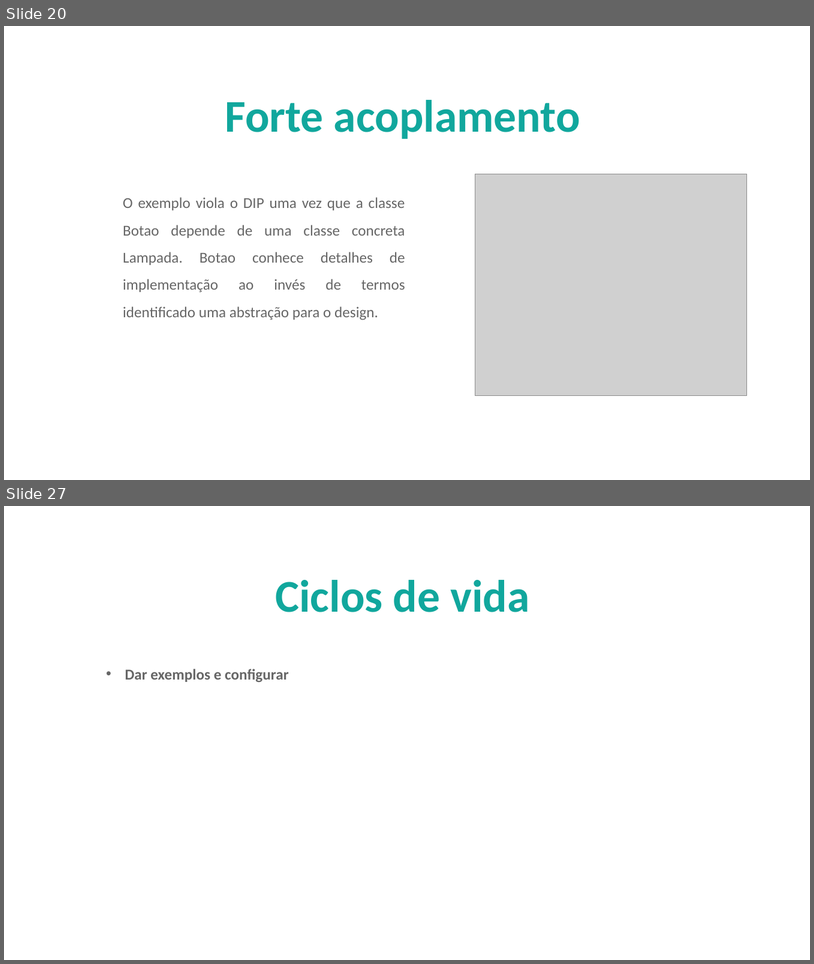
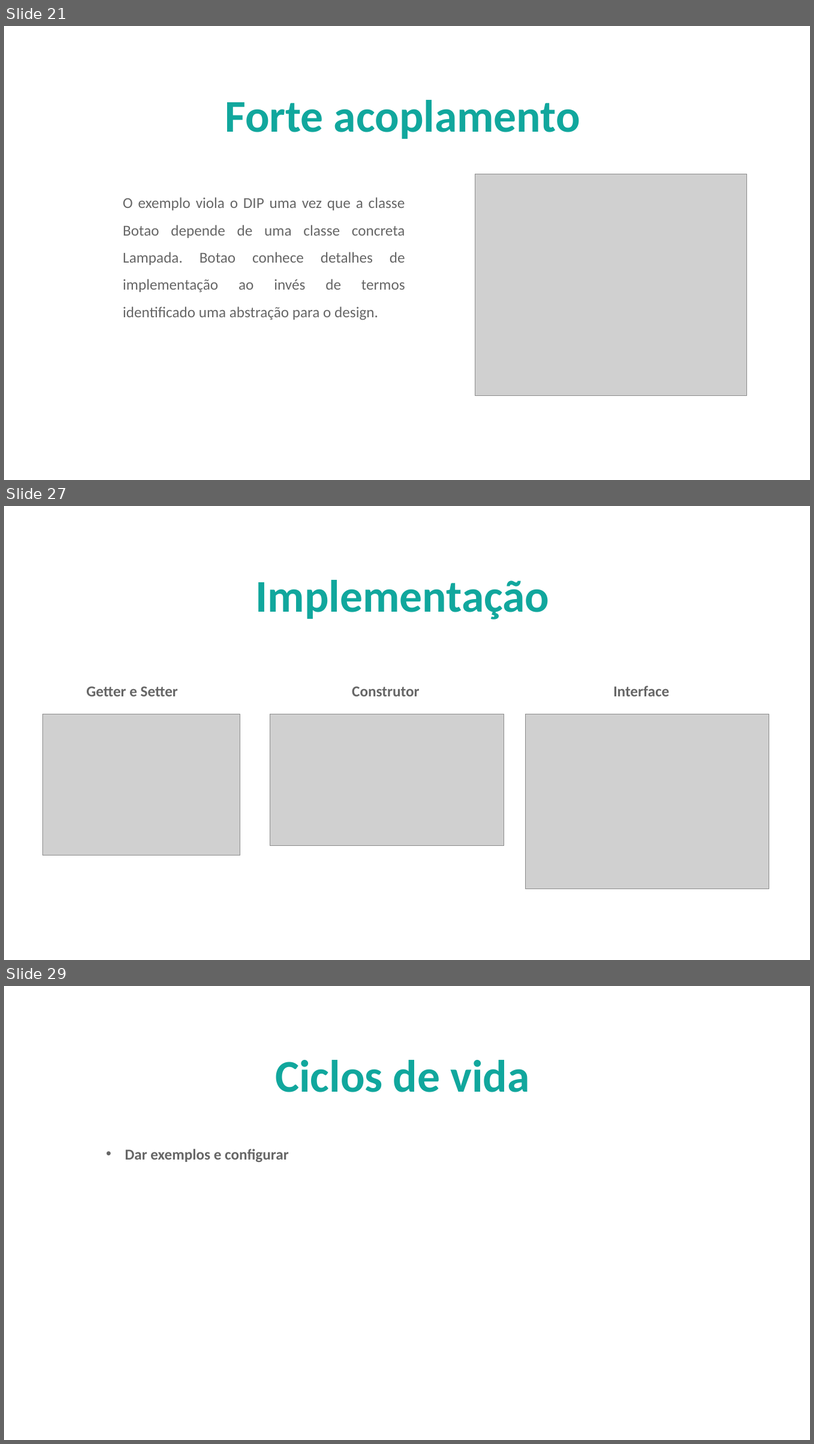
Before and after one commit to AlberttSantos/treinamento-solid, a slide deck: doc/InjecaoDependencia.pptx. Shown one above the other, each under a label of ours: slides 20 and 27 before the commit, slides 21, 27 and 29 after it; the slides between them are not shown. The pictures are 814x964 and 814x1444 pixels, drawn with LibreOffice and Linux fonts; fonts in the diff are those of the drawing; grey boxes stand for pictures; background and template pictures are left out. Boxes give left, top, right and bottom in pixels: in the first picture for what was removed or moved away, otherwise in the second. Text is boxed around its words. In the diff, an @@ line names an element or a change of style, - is before the commit and + after.

```diff
--- a/doc/InjecaoDependencia.pptx
+++ b/doc/InjecaoDependencia.pptx
@@ slide 27 added at [4,506,810,960], background picture (left out) @@
@@ text added at [256,580,550,619], 54 pt, text #11A79D, bold @@
+Implementação
@@ text added at [86,685,669,696], 18 pt, text #666666, bold @@
+                Getter e Setter Construtor Interface
@@ picture added at [43,714,240,855] @@
@@ picture added at [270,714,504,846] @@
@@ picture added at [525,714,769,889] @@
@@ what was slide 20 is now slide 21 @@
@@ what was slide 27 is now slide 29 @@
```
Also in this commit, not shown: 6 slides changed, 1 other slide added, 3 other files.
